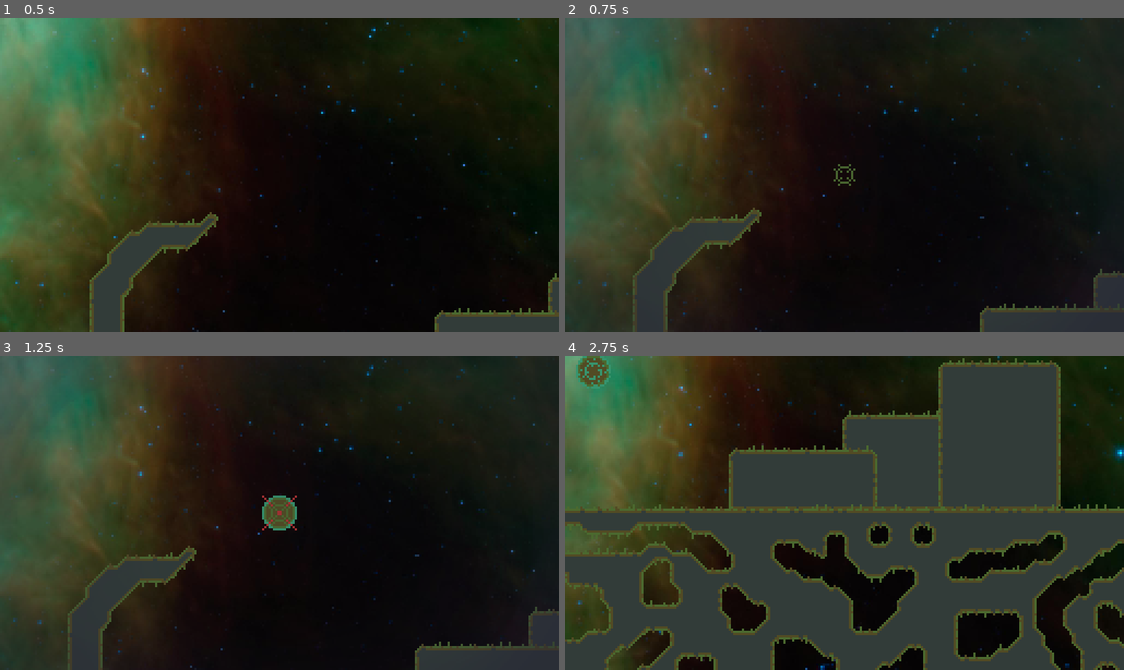
Above: before the commit, frames 1-4 (two rows, left to right).
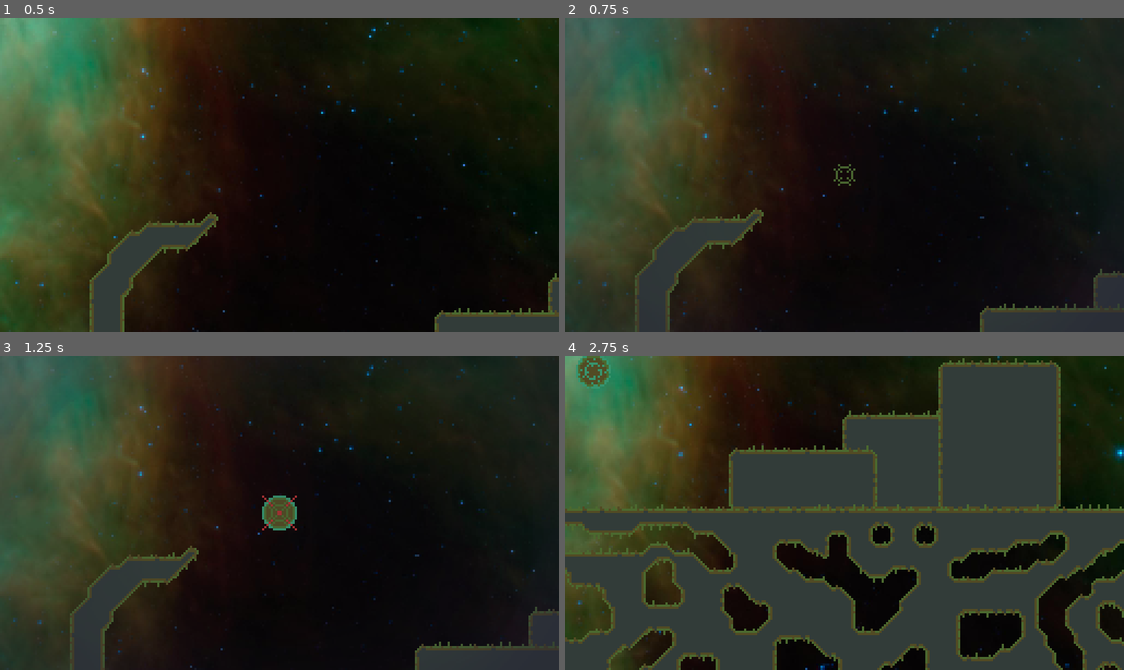
Above: after the commit, the same moments.

Repository: markopolojorgensen/github-gameoff-2020
Game: Godot game, scene res://game.tscn
Same seed, same stepped clock (60 frames per second), same inputs: the game is played once before the commit and once after it. The engine's default icon, where the game draws it, is replaced by a stand-in: a white triangle on a blue panel in a dark square.
Inputs:
- Up to frame 1 (0.5 s): no input
- Up to frame 2 (0.75 s): hold E (gravity_well_right) from 0.53 s (still down); hold Z (gravity_well_mode) from 0.53 s (still down)
- Up to frame 3 (1.25 s): keep holding E (gravity_well_right); keep holding Z (gravity_well_mode); tap Space (jump) at 0.77 s
- Up to frame 4 (2.75 s): tap Enter at 1.25 s; release E (gravity_well_right) at 1.28 s; release Z (gravity_well_mode) at 1.28 s; hold Down (ui_down) 1.28-2.03 s; tap Ctrl (player_hold_item) at 1.35 s; tap Space (jump) at 1.52 s; hold E (gravity_well_right) from 2.03 s (still down); hold Z (gravity_well_mode) from 2.03 s (still down)

Frame 1 is identical in both runs. In frame 2, 0.7% of the frame differs, in the area x 12-36%, y 60-100%; in frame 3, 0.7%; in frame 4, 7.2%, in the area x 0-100%, y 47-100%.

Commit message:
rejiggering positions

Diff:
--- a/levels/01/level_01.tscn
+++ b/levels/01/level_01.tscn
@@ -9,7 +9,7 @@
 [node name="l01r01" parent="." instance=ExtResource( 2 )]
 
 [node name="l01r02" parent="." instance=ExtResource( 1 )]
-position = Vector2( 545.949, 0 )
+position = Vector2( 546, 0 )
 
 [node name="l01r03" parent="." instance=ExtResource( 3 )]
-position = Vector2( 1090.5, -0.594604 )
+position = Vector2( 1091, 0 )
--- a/levels/01/room_1.tscn
+++ b/levels/01/room_1.tscn
@@ -28,7 +28,7 @@
 tile_data = PoolIntArray( 458812, 0, 196609, 458813, 0, 6, 458814, 0, 6, 458815, 0, 5, 458816, 0, 4, 458817, 0, 7, 4588 …(7559 unchanged characters)…
 
 [node name="tile_map" type="TileMap" parent="."]
-position = Vector2( -154.208, 62.9961 )
+position = Vector2( -154, 63 )
 tile_set = ExtResource( 5 )
 cell_size = Vector2( 4, 4 )
 collision_mask = 0
--- a/levels/01/room_2.tscn
+++ b/levels/01/room_2.tscn
@@ -15,7 +15,7 @@
 script = ExtResource( 2 )
 
 [node name="tile_map" type="TileMap" parent="."]
-position = Vector2( -156.208, 61.9961 )
+position = Vector2( -156, 62 )
 tile_set = ExtResource( 5 )
 cell_size = Vector2( 4, 4 )
 collision_mask = 0
--- a/levels/01/room_3.tscn
+++ b/levels/01/room_3.tscn
@@ -17,7 +17,7 @@
 script = ExtResource( 2 )
 
 [node name="tile_map" type="TileMap" parent="."]
-position = Vector2( -156.208, 61.9961 )
+position = Vector2( -156, 62 )
 tile_set = ExtResource( 5 )
 cell_size = Vector2( 4, 4 )
 collision_mask = 0
--- a/levels/room.gd
+++ b/levels/room.gd
@@ -6,6 +6,7 @@
 	assert($room_start_area_2d.get_collision_mask_bit(1), "Room %s: start area2d cannot collide with player!" % name)
 	assert($death_plane.get_collision_mask_bit(1), "Room %s: Death plane cannot collide with player!" % name)
 	assert($spawn_point, "Room %s: No spawn point is set") # used in crawling_rocks.gd
+	print($tile_map.global_position)
 
 func _on_room_start_area_2d_body_entered(body):
 	# TODO: change camera shenaigans
